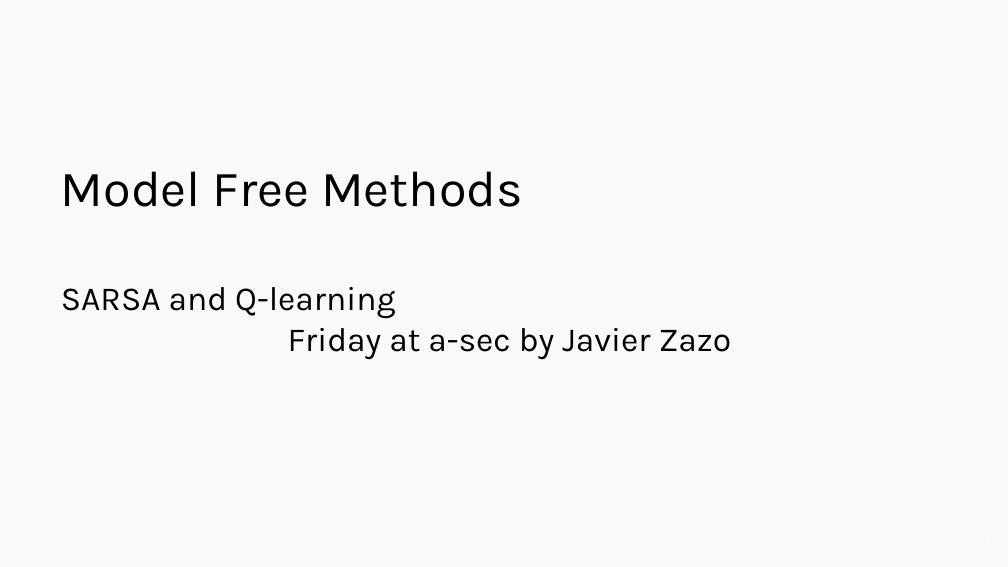
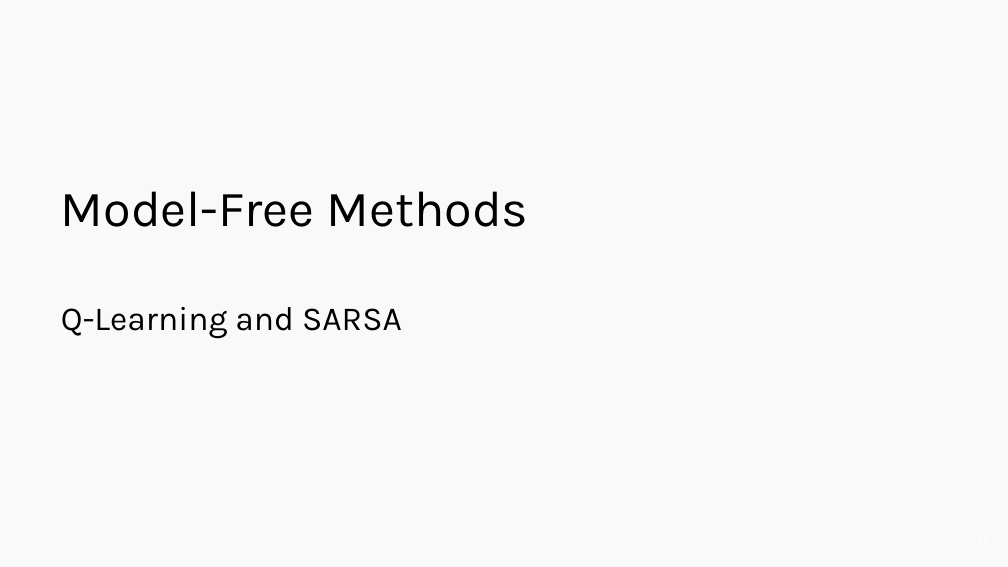
Before and after one commit to wfseaton/2020-CS109B, a slide deck: slide 60 of content/lectures/lecture20/presentation/cs109b_RL.pptx (slide 59 before the commit). Drawn at 1008x567 pixels with LibreOffice and Linux fonts; fonts in the diff are those of the drawing. Boxes give left, top, right and bottom in pixels: in the first picture for what was removed or moved away, otherwise in the second. Text is boxed around its words. In the diff, an @@ line names an element or a change of style, - is before the commit and + after.

```diff
--- a/content/lectures/lecture20/presentation/cs109b_RL.pptx
+++ b/content/lectures/lecture20/presentation/cs109b_RL.pptx
@@ title at bbox=[61, 191, 529, 339]: text changed @@
-Model Free Methods
-SARSA and Q-learning
-Friday at a-sec by Javier Zazo
+Model-Free Methods
+Q-Learning and SARSA
```
Also in this commit, not shown: 5 other slides changed, 13 slides added, 7 slides removed, 21 other files.
